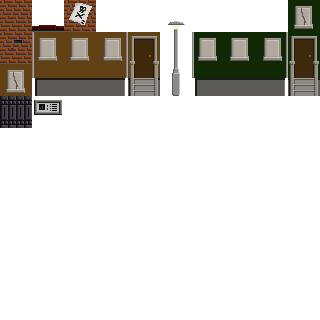
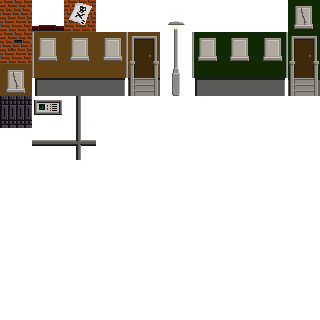
Layer changes from the first 320×320 image to the second:
painted on "nonsolid.png" over bbox(32, 96, 96, 160)
